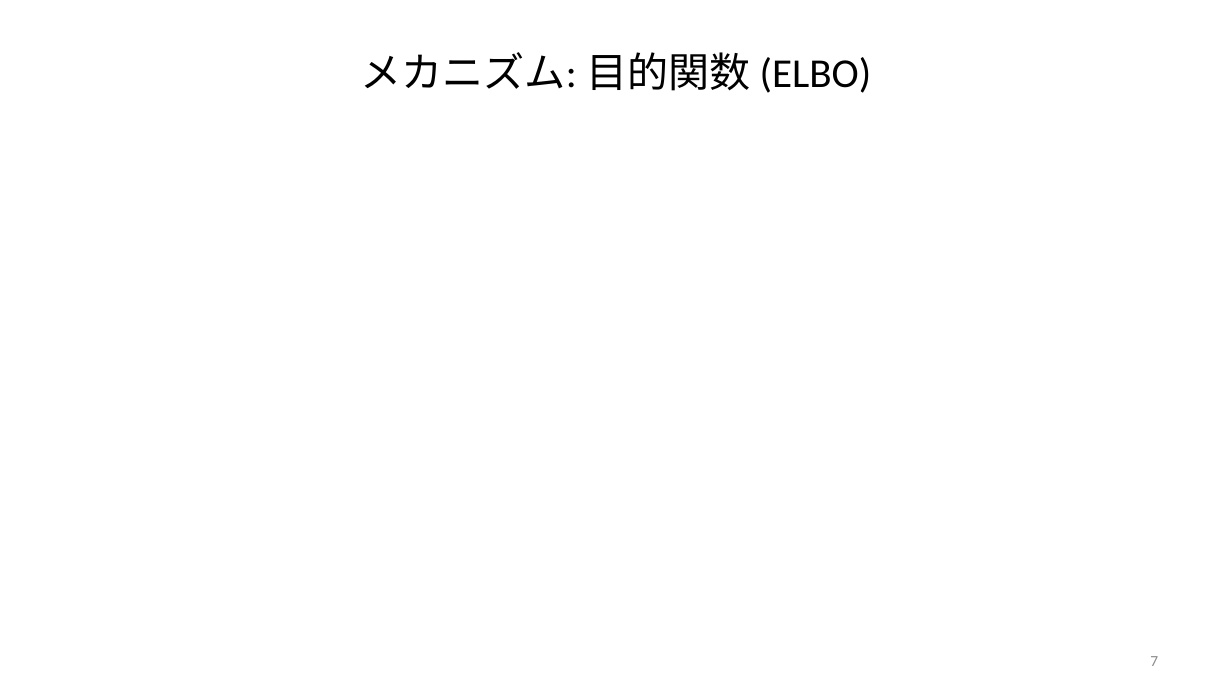
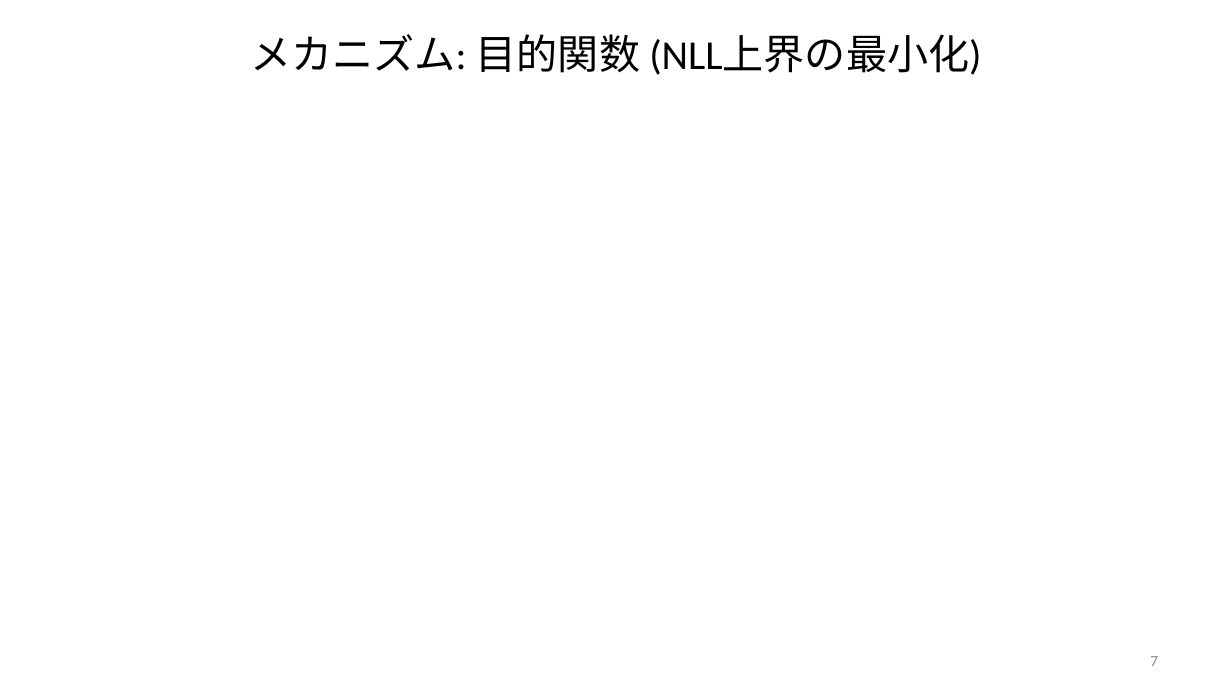
Before and after one commit to frinfo702/research-v1, a slide deck: slide 7 of presentation/decks/LLaDA/LLaDA_ja.pptx. Drawn at 1232x693 pixels with LibreOffice and Linux fonts; fonts in the diff are those of the drawing. Boxes give left, top, right and bottom in pixels: in the first picture for what was removed or moved away, otherwise in the second. Text is boxed around its words. In the diff, an @@ line names an element or a change of style, - is before the commit and + after.

```diff
--- a/presentation/decks/LLaDA/LLaDA_ja.pptx
+++ b/presentation/decks/LLaDA/LLaDA_ja.pptx
@@ title at [250,34,981,75]: text changed @@
-メカニズム: 目的関数 (ELBO)
+メカニズム: 目的関数 (NLL上界の最小化)
```
Also in this commit, not shown: 14 other slides changed, 6 other files.
